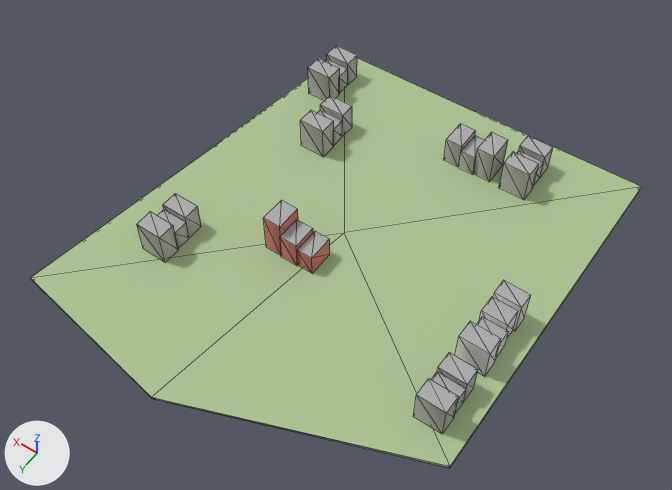
Two versions of the glTF model godot_project/remake/sky/islands/SKY-005.lod2.glb, one commit apart.
One viewpoint serves both versions: a 50 mm lens placed at (-152.0, 223.0, 336.0), pointed at (4.0, 4.0, -9.0). The lights are fixed; the arrows at lower left show +X, +Y and +Z. The older version comes first. Mesh edges are drawn as thin lines.

In view in the first picture: 'buildings', 'deck', 'rock'.
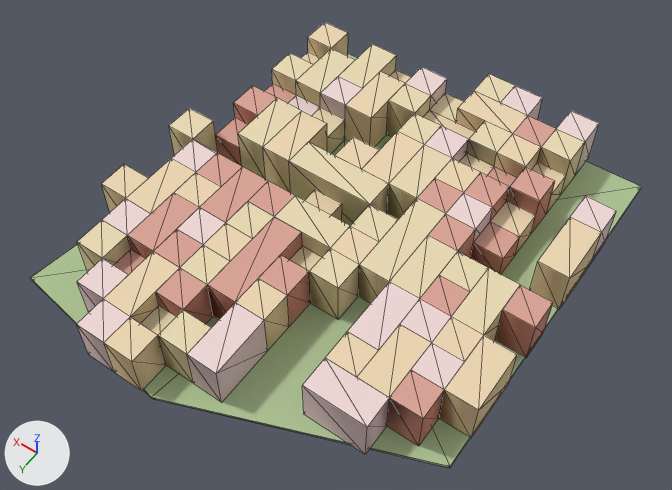
The edits, one by one:
Mesh me_warren_hull is new.
It has 387 vertices, 950 faces and spans x -99.0..96.0, y -108.0..117.0, z 0.0..23.0.
It uses material mat_sky_lod_bldg.
Object 'buildings' (ob_buildings) is deleted.
Object 'warren_hull' (ob_warren_hull) is new; it shows me_warren_hull.
Its location is (0.0, 0.0, 0.0).

Where the change shows, as pixel boxes [x1, y1, x2, y2] in the pictures (672 x 490 px):
'warren_hull', added: after [77, 22, 617, 455]
'buildings', deleted: before [137, 45, 553, 434]
'deck', unchanged, covered by the edit: before [31, 58, 641, 466]; after [31, 54, 641, 466]
